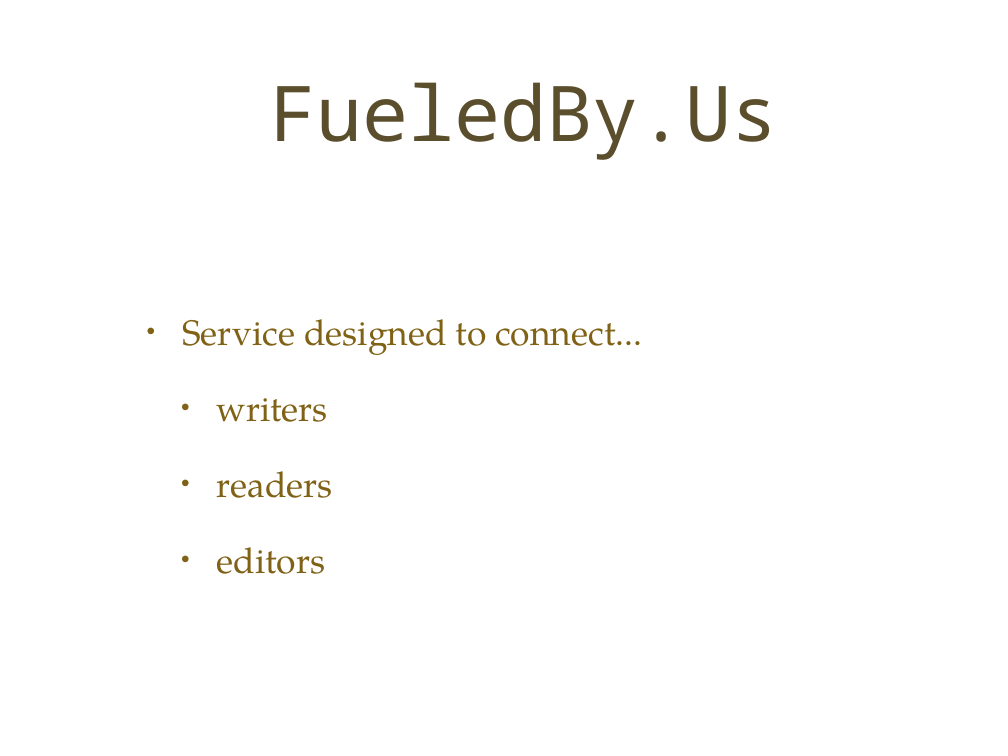
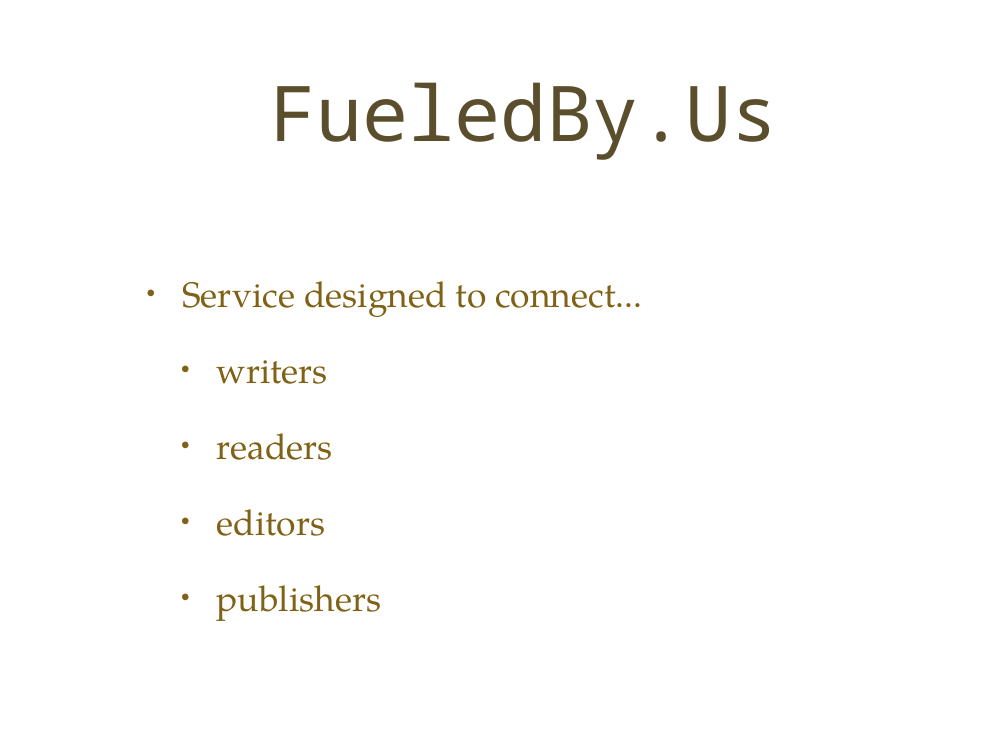
Before and after one commit to nullsix/fueledby.us-demo, a slide deck: slide 4 of pitch/pitch.ppt. Drawn at 1008x756 pixels with LibreOffice and Linux fonts; fonts in the diff are those of the drawing; background and template pictures are left out. Boxes give left, top, right and bottom in pixels: in the first picture for what was removed or moved away, otherwise in the second. Text is boxed around its words. In the diff, an @@ line names an element or a change of style, - is before the commit and + after.

```diff
--- a/pitch/pitch.ppt
+++ b/pitch/pitch.ppt
@@ text at (x1=217, y1=585, x2=381, y2=621): paragraph added @@
+  • publishers
```
Also in this commit, not shown: 7 other slides changed, 2 slides added, 2 other files.
